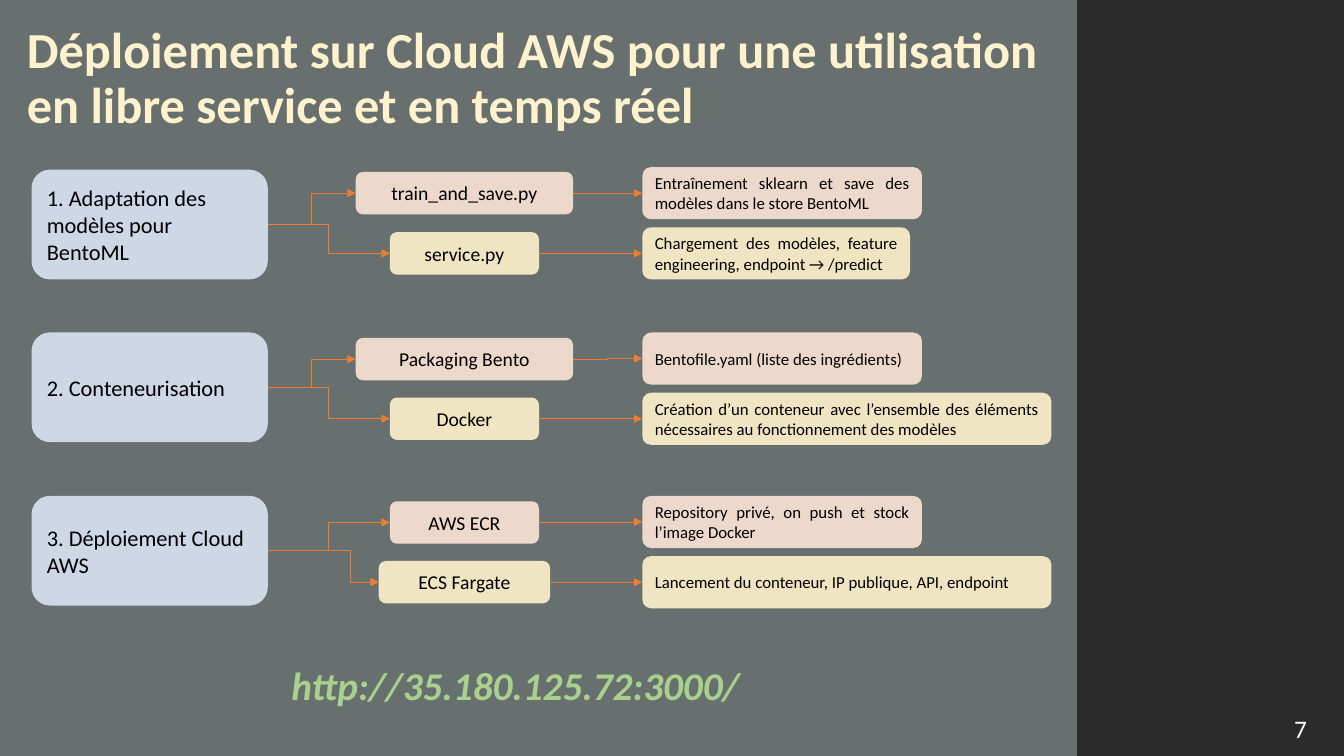
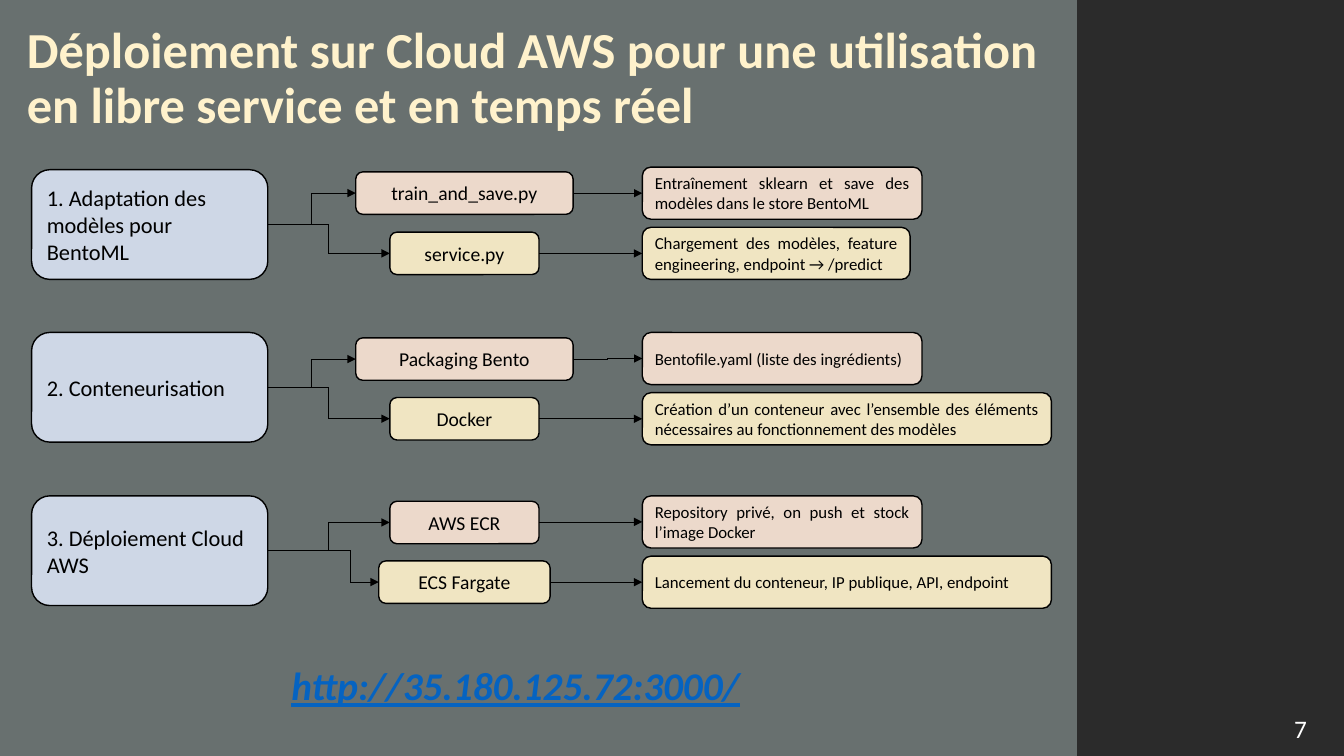
Before and after one commit to tgothie67-debug/6_Anticipez_les_besoins_en_consommation_de_batiments, a slide deck: slide 7 of docs/Présentation Projet Seatle.pptx. Drawn at 1344x756 pixels with LibreOffice and Linux fonts; fonts in the diff are those of the drawing; background and template pictures are left out; a plain dark background stands for a picture behind light text. Boxes give left, top, right and bottom in pixels: in the first picture for what was removed or moved away, otherwise in the second. Text is boxed around its words. In the diff, an @@ line names an element or a change of style, - is before the commit and + after.

```diff
--- a/docs/Présentation Projet Seatle.pptx
+++ b/docs/Présentation Projet Seatle.pptx
@@ elbow arrow (268, 225) - (356, 194): stroke #ED7D31 0.5 pt to #000000 0.5 pt @@
@@ elbow arrow (574, 194) - (642, 194): stroke #ED7D31 0.5 pt to #000000 0.5 pt @@
@@ elbow arrow (268, 225) - (390, 253): stroke #ED7D31 0.5 pt to #000000 0.5 pt @@
@@ elbow arrow (539, 253) - (642, 253): stroke #ED7D31 0.5 pt to #000000 0.5 pt @@
@@ elbow arrow (268, 387) - (356, 359): stroke #ED7D31 0.5 pt to #000000 0.5 pt @@
@@ elbow arrow (574, 359) - (642, 359): stroke #ED7D31 0.5 pt to #000000 0.5 pt @@
@@ elbow arrow (268, 387) - (390, 418): stroke #ED7D31 0.5 pt to #000000 0.5 pt @@
@@ elbow arrow (539, 418) - (642, 418): stroke #ED7D31 0.5 pt to #000000 0.5 pt @@
@@ elbow arrow (268, 551) - (390, 522): stroke #ED7D31 0.5 pt to #000000 0.5 pt @@
@@ elbow arrow (539, 522) - (642, 522): stroke #ED7D31 0.5 pt to #000000 0.5 pt @@
@@ elbow arrow (268, 551) - (379, 583): stroke #ED7D31 0.5 pt to #000000 0.5 pt @@
@@ outline none to #000000 1 pt in 15 elements at bbox=[31, 169, 267, 279], bbox=[356, 172, 574, 215], bbox=[31, 333, 267, 443], bbox=[390, 232, 539, 274], bbox=[642, 167, 922, 220], bbox=[642, 228, 910, 280], bbox=[356, 338, 574, 380], bbox=[390, 397, 539, 440], bbox=[642, 333, 922, 385], bbox=[642, 393, 1052, 446], bbox=[31, 496, 267, 606], bbox=[390, 501, 539, 543], bbox=[379, 562, 551, 604], bbox=[642, 496, 922, 548], bbox=[642, 557, 1052, 609] @@
@@ elbow arrow (551, 583) - (642, 583): stroke #ED7D31 0.5 pt to #000000 0.5 pt @@
@@ text "http://35.180.125.72:3000/" at bbox=[255, 656, 776, 714]: text colour #A9D18E to #0563C1, underline on @@
```
Also in this commit, not shown: 4 other slides changed.
